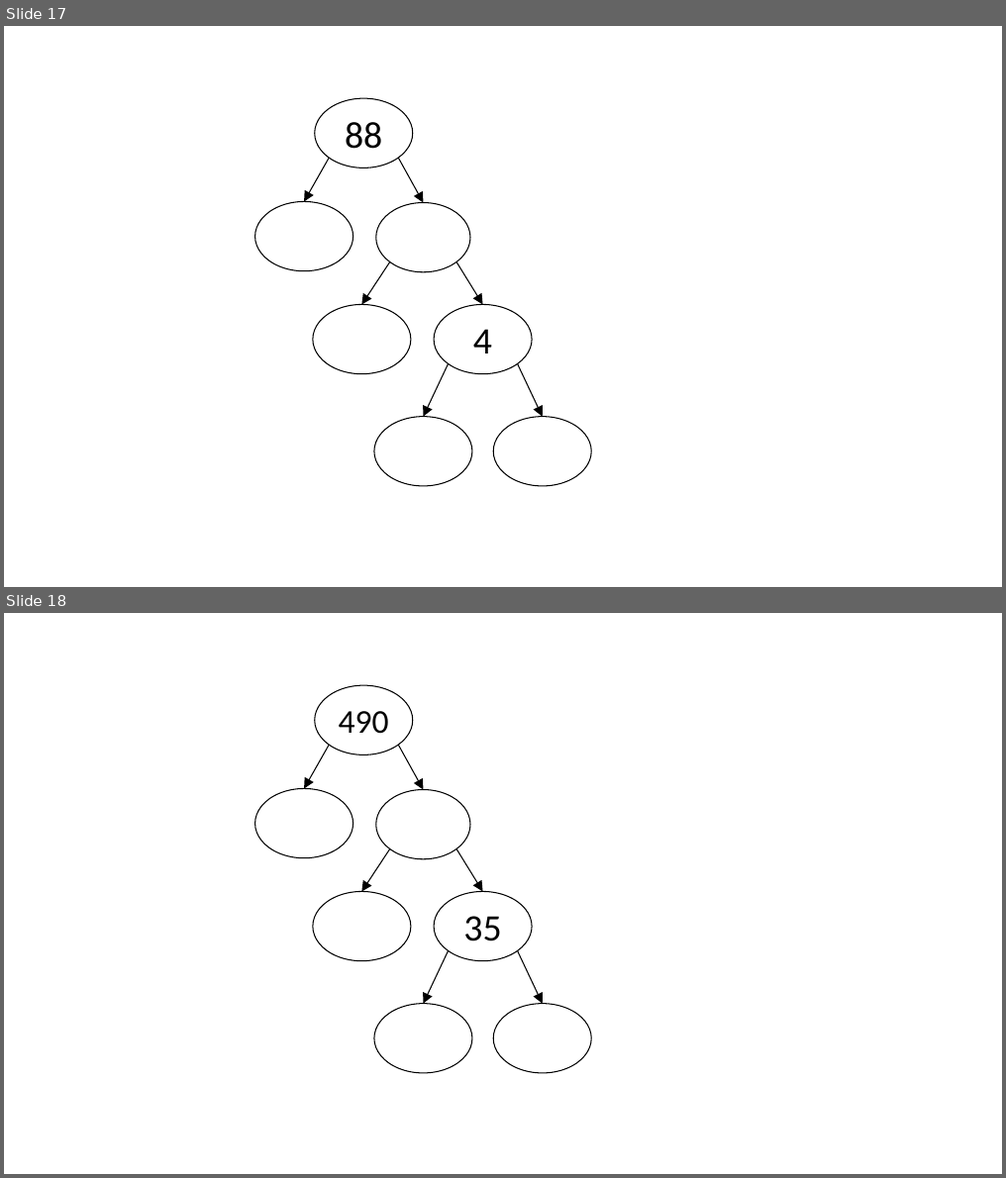
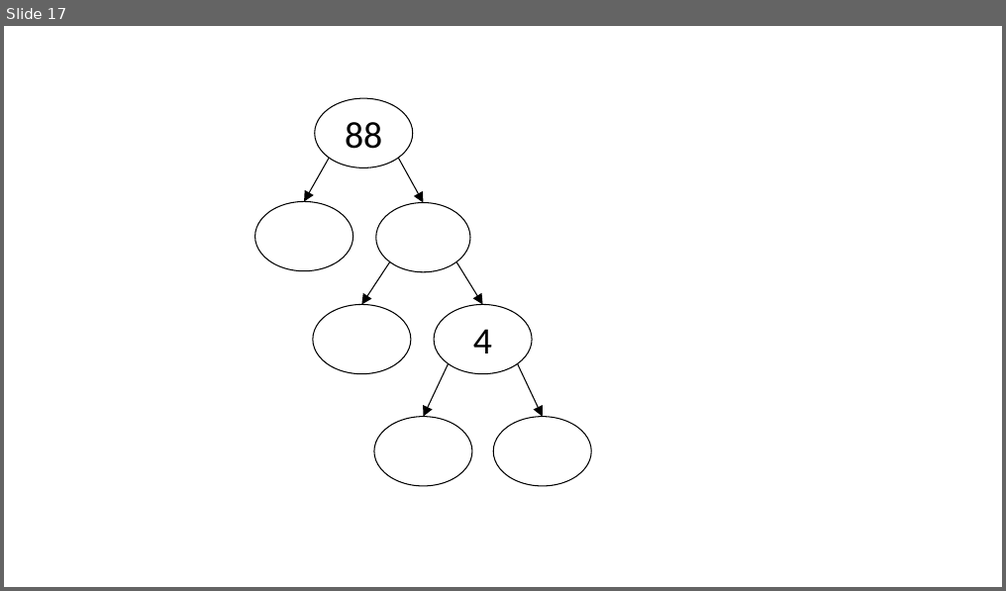
Before and after one commit to JanneVenhoEdu/JanneVenhoEdu.github.io, a slide deck: ma7/j2/p/04-alkuluvut/ma7j2_reppu_tekijapuu.pptx. Shown one above the other, each under a label of ours: slides 17 and 18 before the commit, slide 17 after it. The pictures are 1006x1178 and 1006x591 pixels, drawn with LibreOffice and Linux fonts; fonts in the diff are those of the drawing. Boxes give left, top, right and bottom in pixels: in the first picture for what was removed or moved away, otherwise in the second. Text is boxed around its words. In the diff, an @@ line names an element or a change of style, - is before the commit and + after.

```diff
--- a/ma7/j2/p/04-alkuluvut/ma7j2_reppu_tekijapuu.pptx
+++ b/ma7/j2/p/04-alkuluvut/ma7j2_reppu_tekijapuu.pptx
@@ slide 18 removed at <box>4,613,1002,1174</box>, background #FFFFFF @@
@@ ellipse removed at <box>315,685,413,756</box> @@
-490
@@ arrow removed from (329, 745) to (304, 789) @@
@@ arrow removed from (399, 745) to (423, 789) @@
@@ ellipse removed at <box>254,789,352,859</box> @@
@@ ellipse removed at <box>376,789,470,860</box> @@
@@ arrow removed from (390, 849) to (361, 891) @@
@@ arrow removed from (456, 849) to (483, 891) @@
@@ ellipse removed at <box>313,891,411,961</box> @@
@@ ellipse removed at <box>434,891,532,961</box> @@
-35
@@ arrow removed from (448, 952) to (423, 1004) @@
@@ arrow removed from (518, 952) to (543, 1004) @@
@@ ellipse removed at <box>374,1004,472,1073</box> @@
@@ ellipse removed at <box>494,1004,592,1073</box> @@
```
Also in this commit, not shown: 6 slides changed, 5 slides added, 1 other slide removed.
